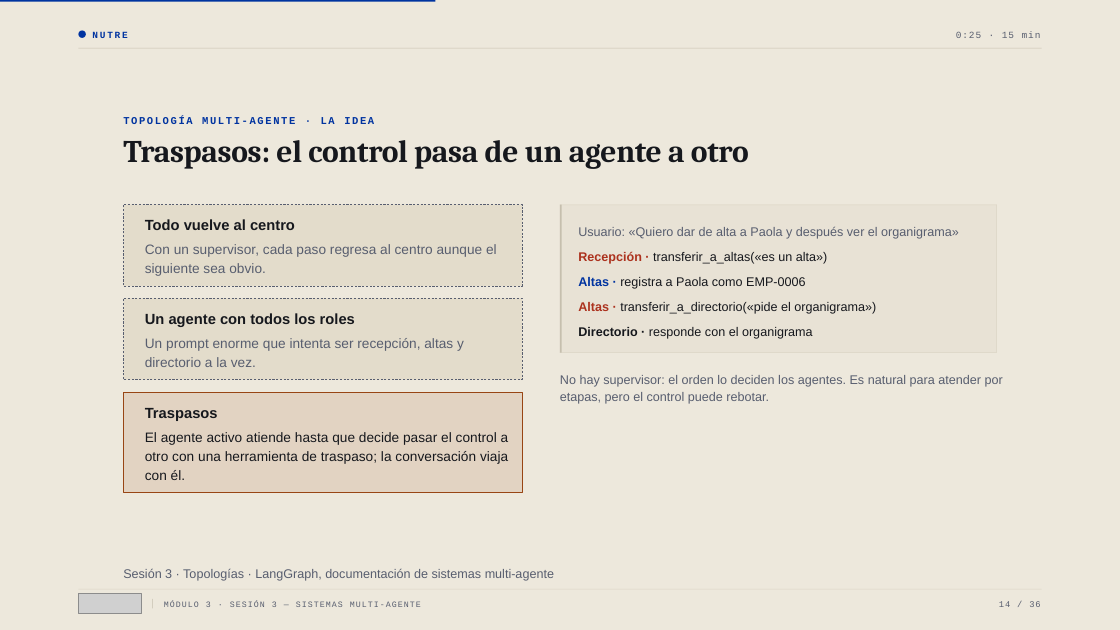
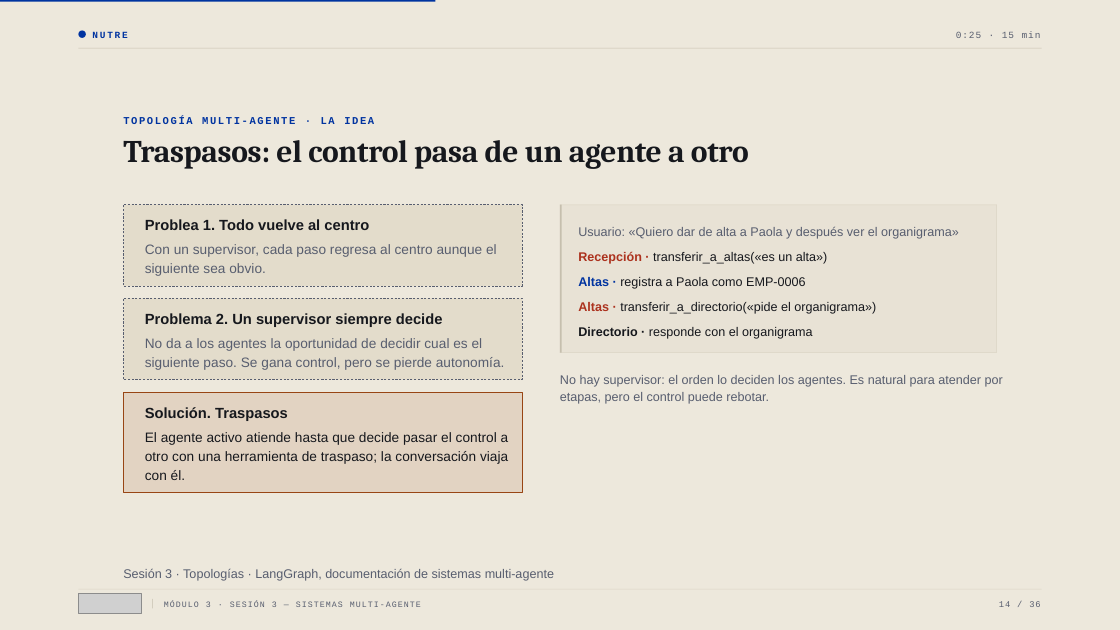
Before and after one commit to next-gen-coding/modulo3, a slide deck: slide 14 of slides/pptx/m3-sesion3-sistemas-multiagente.pptx. Drawn at 1120x630 pixels with LibreOffice and Linux fonts; fonts in the diff are those of the drawing; grey boxes stand for pictures. Boxes give left, top, right and bottom in pixels: in the first picture for what was removed or moved away, otherwise in the second. Text is boxed around its words. In the diff, an @@ line names an element or a change of style, - is before the commit and + after.

```diff
--- a/slides/pptx/m3-sesion3-sistemas-multiagente.pptx
+++ b/slides/pptx/m3-sesion3-sistemas-multiagente.pptx
@@ text at box(145, 219, 369, 230): text changed @@
-Todo vuelve al centro
+Problea 1. Todo vuelve al centro
@@ text at box(145, 313, 443, 327): text changed @@
-Un agente con todos los roles
+Problema 2. Un supervisor siempre decide
@@ text at box(145, 338, 505, 370): text changed @@
-Un prompt enorme que intenta ser recepción, altas y directorio a la vez.
+No da a los agentes la oportunidad de decidir cual es el siguiente paso. Se gana control, pero se pierde autonomía.
@@ text at box(145, 407, 288, 421): text changed @@
-Traspasos
+Solución. Traspasos
```
Also in this commit, not shown: 2 other slides changed, 8 slides added, 9 other files.
